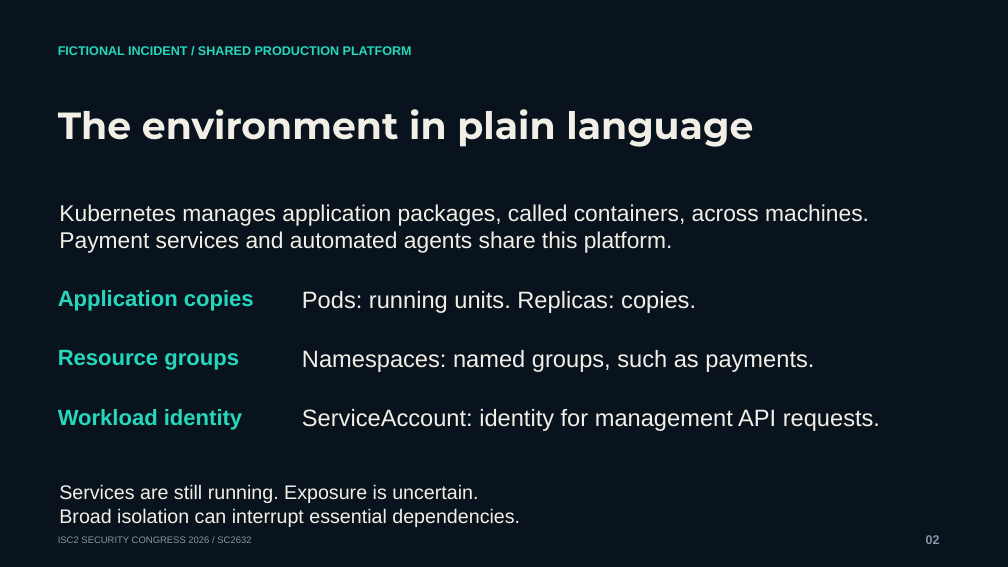
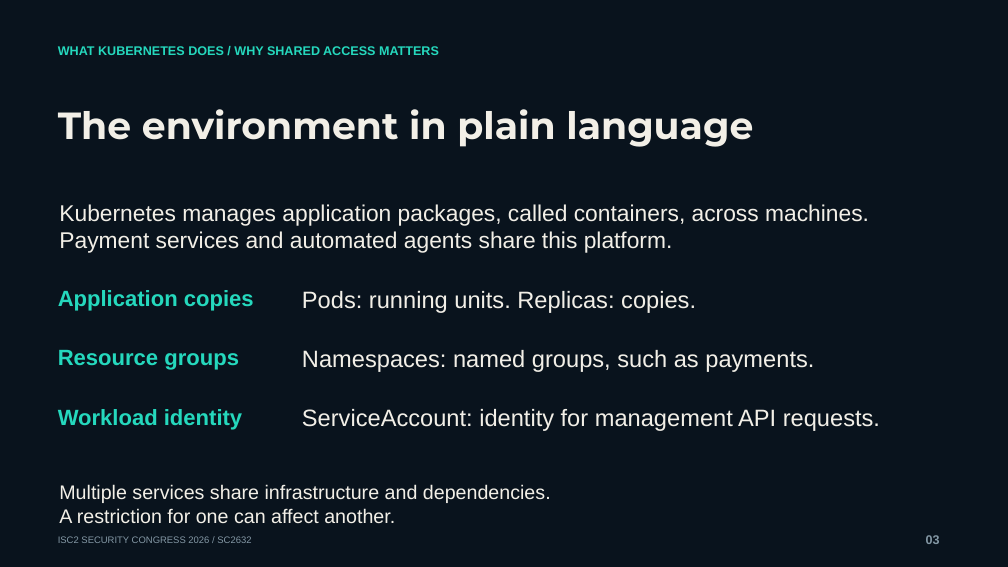
Before and after one commit to mgunjan/sc2632-tabletop, a slide deck: slide 3 of submission/2026-10-13/SC2632-session-four-cases.pptx (slide 2 before the commit). Drawn at 1008x567 pixels with LibreOffice and Linux fonts; fonts in the diff are those of the drawing. Boxes give left, top, right and bottom in pixels: in the first picture for what was removed or moved away, otherwise in the second. Text is boxed around its words. In the diff, an @@ line names an element or a change of style, - is before the commit and + after.

Commit message:
Lead the workshop with what it builds and why it matters

```diff
--- a/submission/2026-10-13/SC2632-session-four-cases.pptx
+++ b/submission/2026-10-13/SC2632-session-four-cases.pptx
@@ text at box(58, 46, 439, 55): text changed @@
-FICTIONAL INCIDENT / SHARED PRODUCTION PLATFORM
+WHAT KUBERNETES DOES / WHY SHARED ACCESS MATTERS
@@ text at box(59, 484, 551, 524): text changed @@
-Services are still running. Exposure is uncertain.
-Broad isolation can interrupt essential dependencies.
+Multiple services share infrastructure and dependencies.
+A restriction for one can affect another.
```
Also in this commit, not shown: 4 other slides changed, 1 slide added, 1 slide removed, 12 other files.
